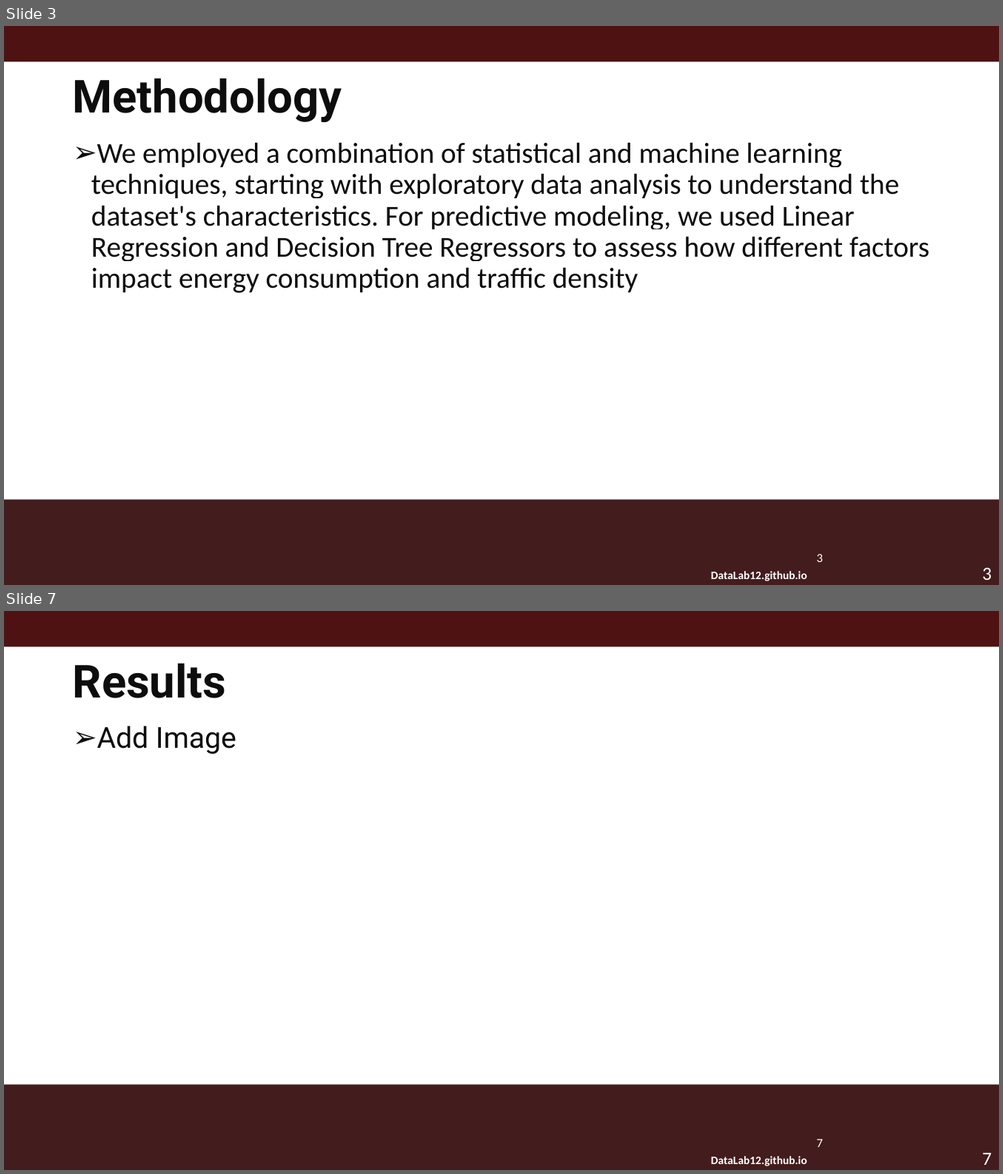
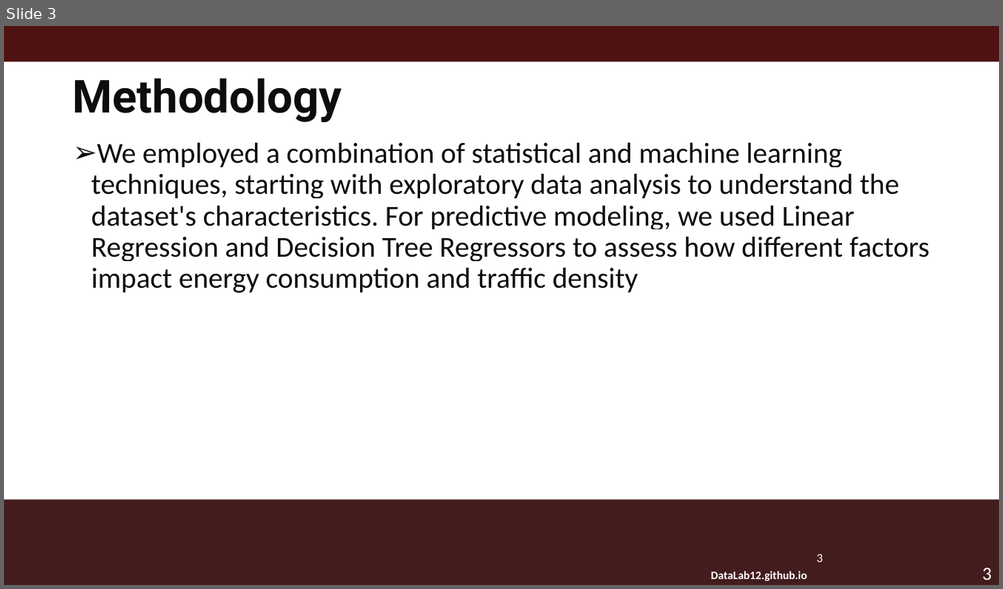
Before and after one commit to zoe-becker/ML-Traffic-Analysis, a slide deck: DataLabMacro.pptm. Shown one above the other, each under a label of ours: slides 3 and 7 before the commit, slide 3 after it; the slides between them are not shown. The pictures are 1003x1174 and 1003x589 pixels, drawn with LibreOffice and Linux fonts; fonts in the diff are those of the drawing; background and template pictures are left out. Boxes give left, top, right and bottom in pixels: in the first picture for what was removed or moved away, otherwise in the second. Text is boxed around its words. In the diff, an @@ line names an element or a change of style, - is before the commit and + after.

```diff
--- a/DataLabMacro.pptm
+++ b/DataLabMacro.pptm
@@ slide 7 removed at [4,611,999,1170], background #FFFFFF; not listed: 5 template elements that a slide beside it also shows @@
@@ title removed at [73,663,226,698] @@
-Results
@@ text removed at [97,726,236,754] @@
-➢ Add Image
```
Also in this commit, not shown: 1 slide changed, 5 slides added, 5 other slides removed.
